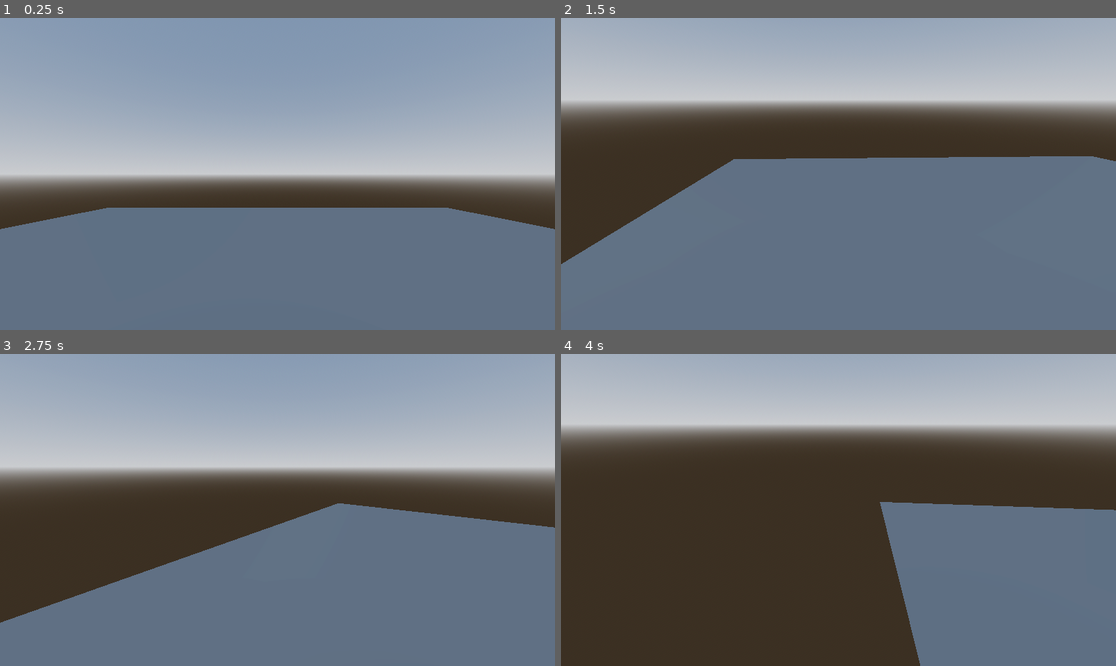
Above: before the commit, frames 1-4 (two rows, left to right).
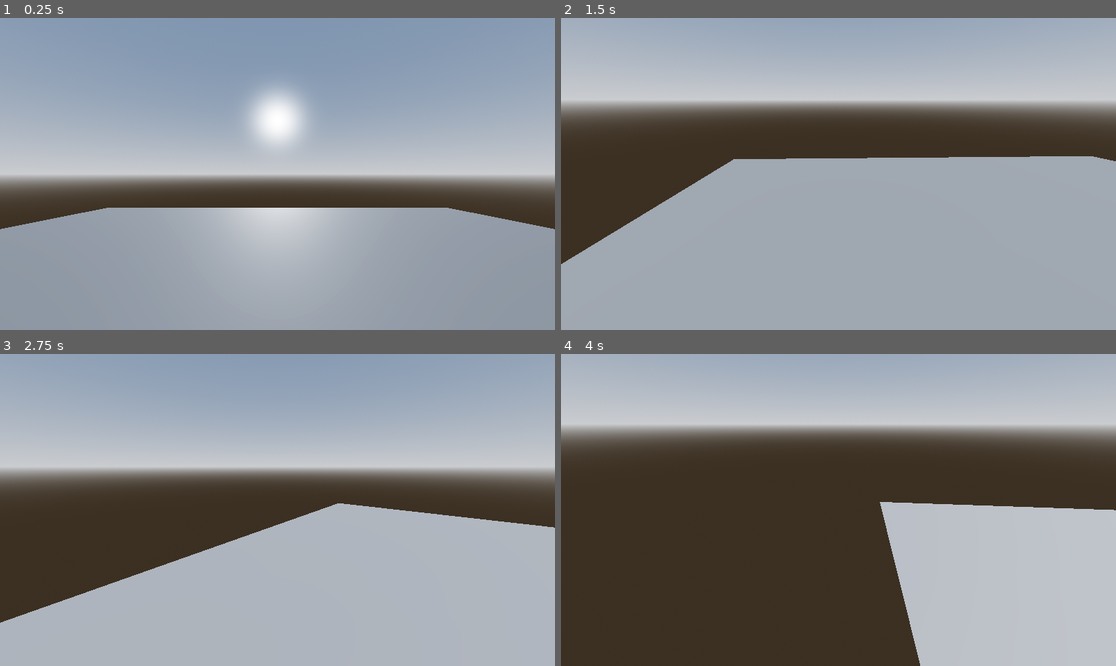
Above: after the commit, the same moments.

Repository: Octoan1/Respawn-Game-Jam-2025
Game: Godot game, scene res://scenes/main.tscn
The game is run twice, just before and just after one commit, with the same random seed, the same clock (stepped at 60 frames per second) and the same inputs.
Inputs (mouse positions are in pixels of both pictures, inside the frame that each line leads up to):
- Up to frame 1 (0.25 s): no input
- Up to frame 2 (1.5 s): move the mouse to (960, 158) at 0.52 s; hold D (move_right) 0.53-1.28 s; click (960, 158) at 0.67 s; tap Space (jump) at 0.77 s; move the mouse to (810, 174) at 1.27 s; hold W (move_forward) from 1.28 s (still down)
- Up to frame 3 (2.75 s): keep holding W (move_forward); tap Space (jump) at 1.52 s; move the mouse to (288, 503) at 2.02 s
- Up to frame 4 (4 s): keep holding W (move_forward); move the mouse to (832, 516) at 2.77 s; tap Space (jump) at 3.02, 3.77 s; move the mouse to (877, 513) at 3.52 s

The runs differ from the first frame. In frame 1, 40% of the frame differs, in the area x 0-100%, y 22-100%; in frame 2, 50%, in the area x 0-100%, y 44-100%; in frame 3, 39%; in frame 4, 20%.

Commit message:
Added Sun
I made the sun move across the sky.

Diff:
--- /dev/null
+++ b/scenes/directional_light_3d.gd
@@ -0,0 +1,11 @@
+extends DirectionalLight3D
+
+# How fast the sun moves (degrees per second)
+@export var sun_speed: int
+
+func _process(delta):
+	# Rotate the sun around the X axis
+	rotation_degrees.x += sun_speed * delta
+
+	# Keep rotation in 0-360 degrees
+	rotation_degrees.x = fmod(rotation_degrees.x, 360)
--- a/scenes/main.tscn
+++ b/scenes/main.tscn
@@ -1,6 +1,7 @@
-[gd_scene load_steps=7 format=3 uid="uid://b8k07vwbcoo4v"]
+[gd_scene load_steps=8 format=3 uid="uid://b8k07vwbcoo4v"]
 
 [ext_resource type="PackedScene" uid="uid://blehgd713ihr" path="res://scenes/player.tscn" id="1_o5qli"]
+[ext_resource type="Script" uid="uid://rp88fv7e3vcy" path="res://scenes/directional_light_3d.gd" id="2_0wfyh"]
 
 [sub_resource type="ProceduralSkyMaterial" id="ProceduralSkyMaterial_o5qli"]
 sky_horizon_color = Color(0.66224277, 0.6717428, 0.6867428, 1)
@@ -36,3 +37,8 @@
 mesh = SubResource("PlaneMesh_o5qli")
 
 [node name="Player" parent="." instance=ExtResource("1_o5qli")]
+
+[node name="DirectionalLight3D" type="DirectionalLight3D" parent="."]
+transform = Transform3D(1, 0, 0, 0, -0.9774491, 0.21117117, 0, -0.21117117, -0.9774491, 0.68523884, 2.824976, -10.557611)
+script = ExtResource("2_0wfyh")
+sun_speed = 10
Not shown, added: scenes/directional_light_3d.gd.uid
